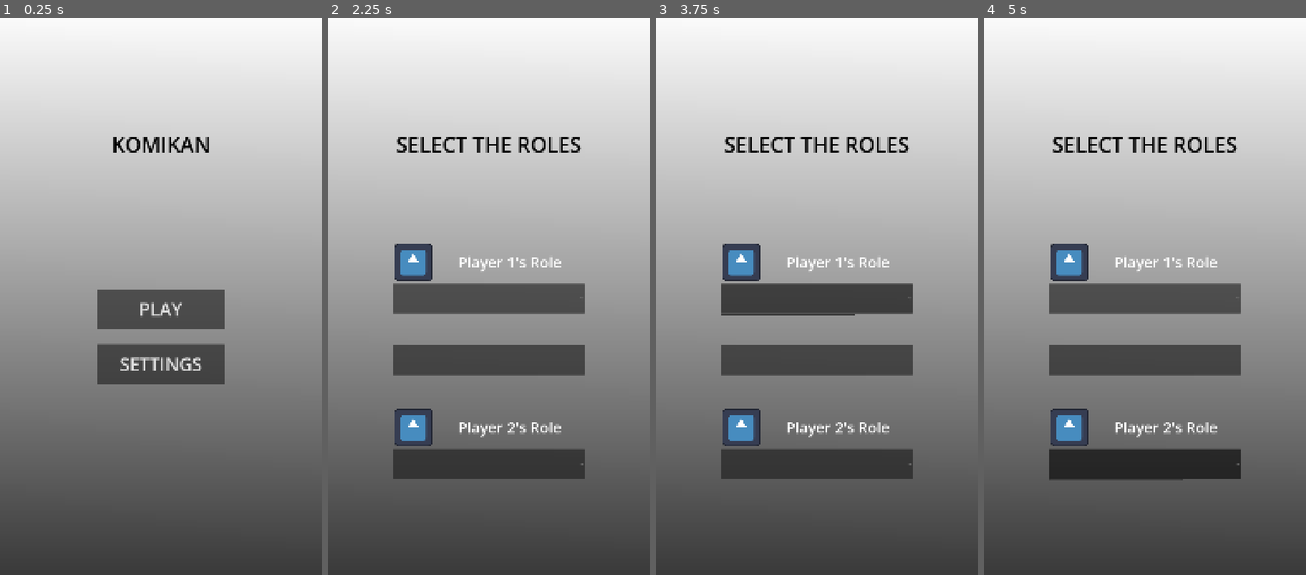
Above: before the commit, frames 1-4 (left to right).
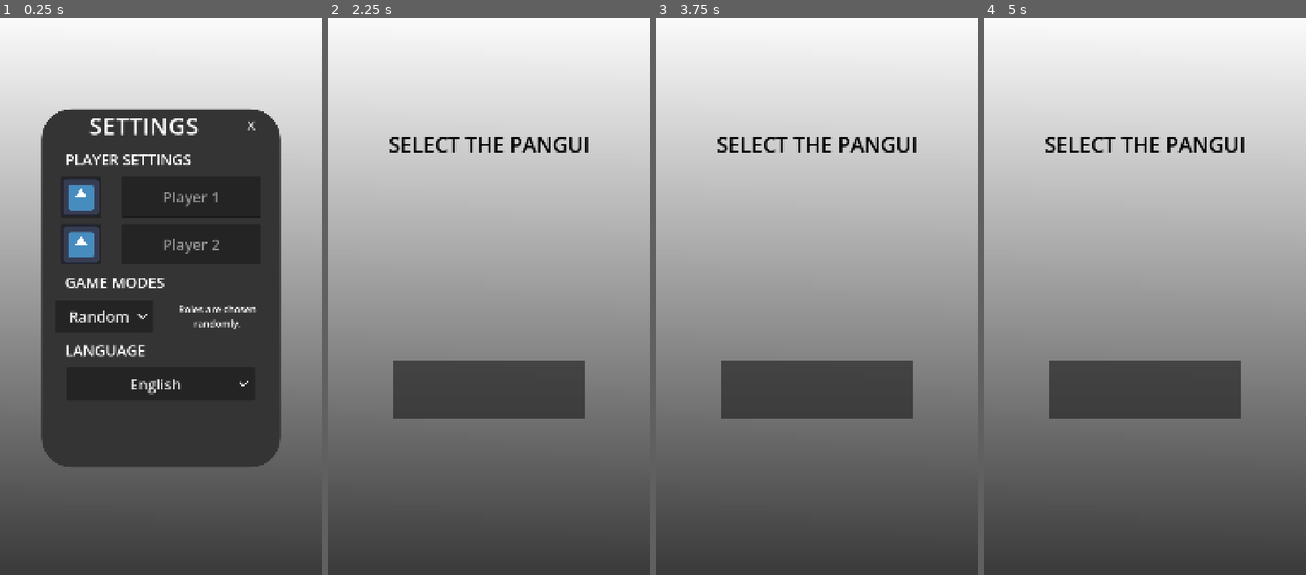
Above: after the commit, the same moments.

Repository: LeYohan-rgb/komikan
Game: Godot game, scene res://Scenes/main_menu.tscn
Same seed, same stepped clock (60 frames per second), same inputs: the game is played once before the commit and once after it. The engine's default icon, where the game draws it, is replaced by a stand-in: a white triangle on a blue panel in a dark square.
Inputs (mouse positions are in pixels of both pictures, inside the frame that each line leads up to):
- Up to frame 1 (0.25 s): no input
- Up to frame 2 (2.25 s): click (592, 123) at 0.5 s, where only the run after the commit has a clickable "X"; click "PLAY" at 1.25 s; click "Player vs Player" at 2 s
- Up to frame 3 (3.75 s): click (739, 263) at 2.77 s; click (817, 296) at 3.52 s
- Up to frame 4 (5 s): click (1145, 463) at 4.27 s

The runs differ from the first frame. In frame 1, 45% of the frame differs, in the area x 12-88%, y 16-81%; in frame 2, 16%; in frame 3, 16%; in frame 4, 16%.

Commit message:
decided final selection mode node structure

Diff:
--- a/Scenes/main_menu.tscn
+++ b/Scenes/main_menu.tscn
@@ -2,7 +2,7 @@
 
 [ext_resource type="Script" uid="uid://cixaqu08uye6m" path="res://Scripts/main_menu.gd" id="1_28flt"]
 [ext_resource type="Texture2D" uid="uid://dvfroeb7kkw8u" path="res://icon.svg" id="2_48xlc"]
-[ext_resource type="Texture2D" uid="uid://ds61lsjqyr8pa" path="res://Graphics/flecha_pabajo.png" id="3_1ehe0"]
+[ext_resource type="Theme" uid="uid://bevoqb6dcfykx" path="res://Themes/drop_down_menu.tres" id="3_1ehe0"]
 
 [sub_resource type="Gradient" id="Gradient_erv1k"]
 colors = PackedColorArray(0.23031491, 0.23031494, 0.23031494, 1, 1, 1, 1, 1)
@@ -32,14 +32,6 @@
 
 [sub_resource type="StyleBoxEmpty" id="StyleBoxEmpty_n45e2"]
 
-[sub_resource type="Theme" id="Theme_1ehe0"]
-OptionButton/constants/arrow_margin = 20
-OptionButton/icons/arrow = ExtResource("3_1ehe0")
-OptionButton/icons/icon = null
-PopupMenu/colors/font_color = Color(0.875, 0.875, 0.875, 1)
-PopupMenu/font_sizes/font_size = 50
-PopupMenu/font_sizes/title_font_size = 16
-
 [node name="main_menu" type="Control" unique_id=207427969]
 layout_mode = 3
 anchors_preset = 15
@@ -150,7 +142,6 @@
 mouse_filter = 2
 
 [node name="settings_panel" type="Panel" parent="Center_setting" unique_id=1583629992]
-visible = false
 custom_minimum_size = Vector2(800, 1200)
 layout_mode = 2
 size_flags_stretch_ratio = 0.0
@@ -285,7 +276,7 @@
 [node name="game_mode_bttn" type="OptionButton" parent="Center_setting/settings_panel/VBoxContainer/HBoxContainer4" unique_id=1104163667]
 layout_mode = 2
 size_flags_horizontal = 3
-theme = SubResource("Theme_1ehe0")
+theme = ExtResource("3_1ehe0")
 theme_override_font_sizes/font_size = 50
 alignment = 1
 selected = 0
@@ -334,7 +325,7 @@
 [node name="language_btn" type="OptionButton" parent="Center_setting/settings_panel/VBoxContainer/HBoxContainer5" unique_id=1021255166]
 layout_mode = 2
 size_flags_horizontal = 3
-theme = SubResource("Theme_1ehe0")
+theme = ExtResource("3_1ehe0")
 theme_override_font_sizes/font_size = 50
 alignment = 1
 selected = 0
--- a/Scenes/selection_mode_transition.tscn
+++ b/Scenes/selection_mode_transition.tscn
@@ -1,7 +1,6 @@
 [gd_scene format=3 uid="uid://bbgccac88fbt0"]
 
 [ext_resource type="Script" uid="uid://d1xerj3c6hfg2" path="res://Scripts/selection_mode_transition.gd" id="1_b56n5"]
-[ext_resource type="Texture2D" uid="uid://dvfroeb7kkw8u" path="res://icon.svg" id="2_o0p6r"]
 
 [sub_resource type="Gradient" id="Gradient_es16k"]
 colors = PackedColorArray(0.23031491, 0.23031494, 0.23031494, 1, 1, 1, 1, 1)
@@ -66,7 +65,7 @@
 grow_vertical = 2
 theme_override_colors/font_color = Color(0, 0, 0, 1)
 theme_override_font_sizes/font_size = 70
-text = "SELECT THE ROLES"
+text = "SELECT THE PANGUI"
 horizontal_alignment = 1
 vertical_alignment = 1
 
@@ -84,27 +83,7 @@
 layout_mode = 2
 size_flags_horizontal = 3
 
-[node name="HBoxContainer3" type="HBoxContainer" parent="HBoxContainer/VBoxContainer/buttons_list/VBoxContainer" unique_id=624456515]
-layout_mode = 2
-size_flags_vertical = 3
-
-[node name="Button" type="Button" parent="HBoxContainer/VBoxContainer/buttons_list/VBoxContainer/HBoxContainer3" unique_id=1480576985]
-layout_mode = 2
-size_flags_horizontal = 3
-size_flags_stretch_ratio = 0.25
-icon = ExtResource("2_o0p6r")
-flat = true
-
-[node name="plr_1_role_lbl" type="Label" parent="HBoxContainer/VBoxContainer/buttons_list/VBoxContainer/HBoxContainer3" unique_id=1950253828]
-layout_mode = 2
-size_flags_horizontal = 3
-size_flags_vertical = 1
-theme_override_font_sizes/font_size = 50
-text = "Player 1's Role"
-horizontal_alignment = 1
-vertical_alignment = 1
-
-[node name="OptionButton" type="OptionButton" parent="HBoxContainer/VBoxContainer/buttons_list/VBoxContainer" unique_id=151900357]
+[node name="Label" type="Label" parent="HBoxContainer/VBoxContainer/buttons_list/VBoxContainer" unique_id=299510243]
 layout_mode = 2
 size_flags_vertical = 3
 
@@ -120,30 +99,6 @@
 layout_mode = 2
 size_flags_vertical = 3
 
-[node name="HBoxContainer2" type="HBoxContainer" parent="HBoxContainer/VBoxContainer/buttons_list/VBoxContainer" unique_id=860370500]
-layout_mode = 2
-size_flags_vertical = 3
-
-[node name="Button" type="Button" parent="HBoxContainer/VBoxContainer/buttons_list/VBoxContainer/HBoxContainer2" unique_id=1808201085]
-layout_mode = 2
-size_flags_horizontal = 3
-size_flags_stretch_ratio = 0.25
-icon = ExtResource("2_o0p6r")
-flat = true
-
-[node name="plr_2_role_lbl" type="Label" parent="HBoxContainer/VBoxContainer/buttons_list/VBoxContainer/HBoxContainer2" unique_id=1101939170]
-layout_mode = 2
-size_flags_horizontal = 3
-size_flags_vertical = 1
-theme_override_font_sizes/font_size = 50
-text = "Player 2's Role"
-horizontal_alignment = 1
-vertical_alignment = 1
-
-[node name="OptionButton2" type="OptionButton" parent="HBoxContainer/VBoxContainer/buttons_list/VBoxContainer" unique_id=1804067389]
-layout_mode = 2
-size_flags_vertical = 3
-
 [node name="Control4" type="Control" parent="HBoxContainer/VBoxContainer" unique_id=1136235252]
 layout_mode = 2
 size_flags_vertical = 3
--- /dev/null
+++ b/Themes/drop_down_menu.tres
@@ -0,0 +1,11 @@
+[gd_resource type="Theme" format=3 uid="uid://bevoqb6dcfykx"]
+
+[ext_resource type="Texture2D" uid="uid://ds61lsjqyr8pa" path="res://Graphics/flecha_pabajo.png" id="1_vaam0"]
+
+[resource]
+OptionButton/constants/arrow_margin = 20
+OptionButton/icons/arrow = ExtResource("1_vaam0")
+OptionButton/icons/icon = null
+PopupMenu/colors/font_color = Color(0.875, 0.875, 0.875, 1)
+PopupMenu/font_sizes/font_size = 50
+PopupMenu/font_sizes/title_font_size = 16
